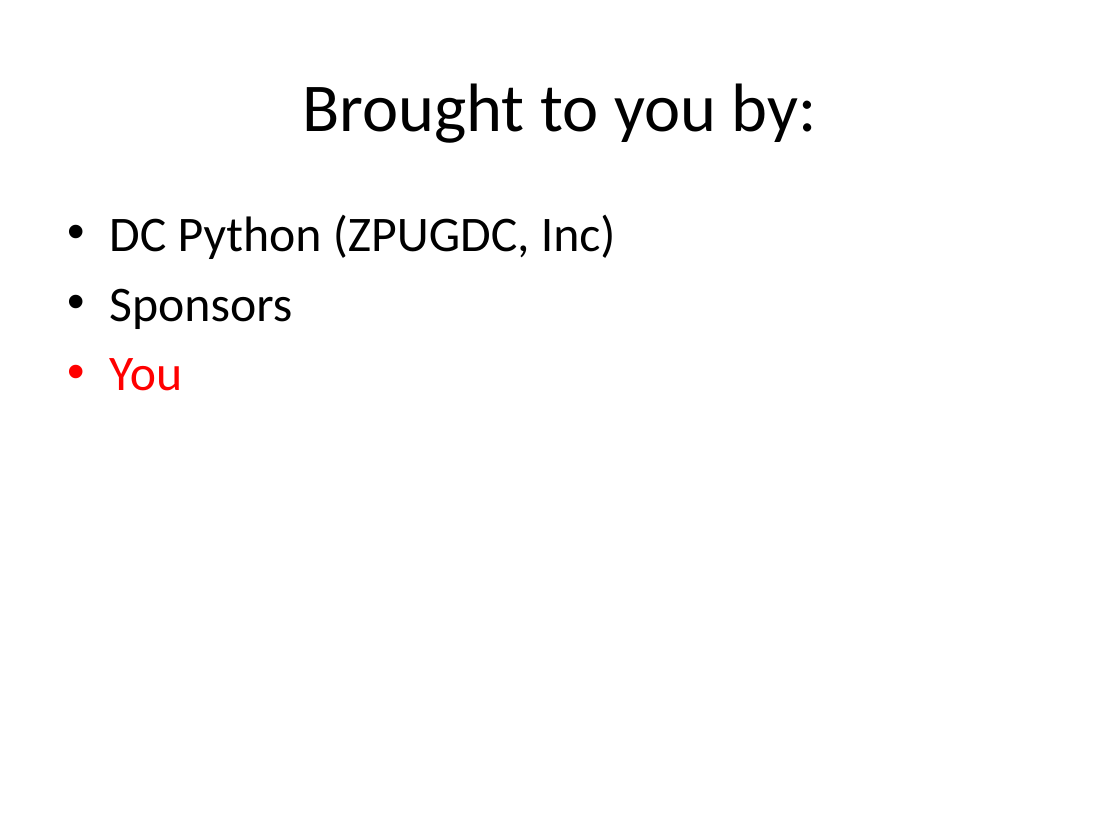
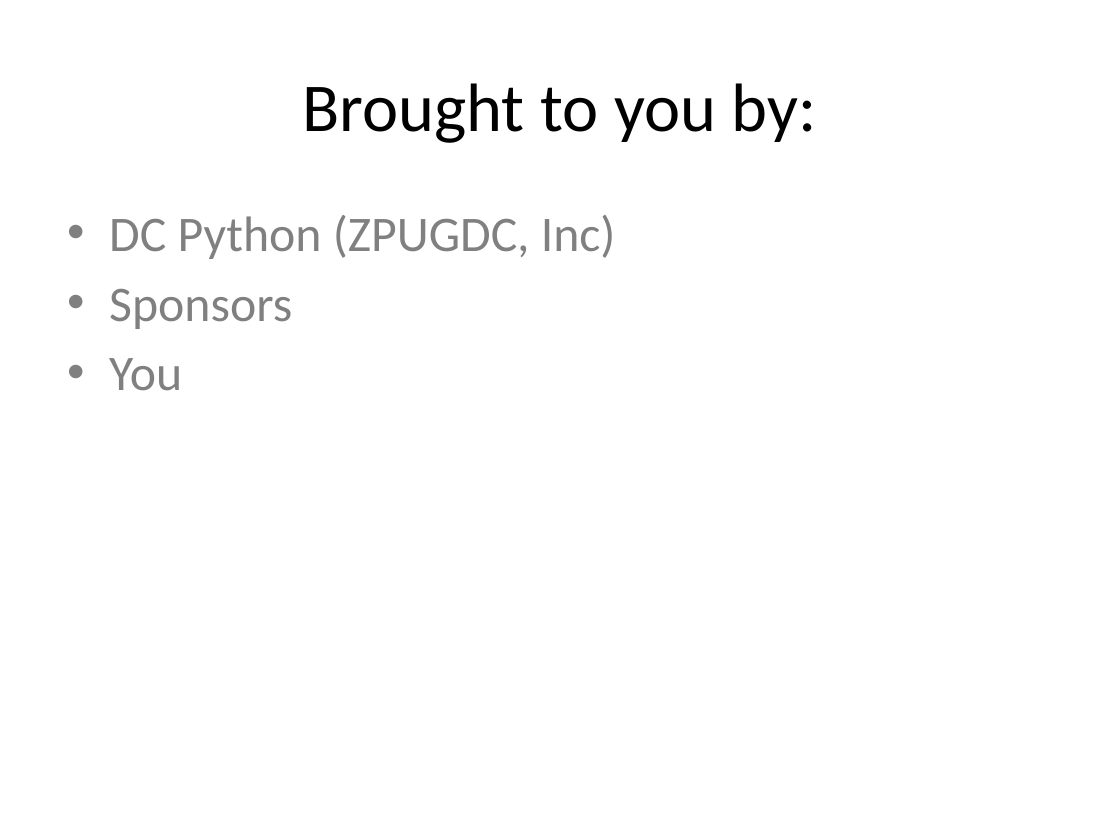
Before and after one commit to DCPython/generic-meetup-slides, a slide deck: slide 2 of DC Python Generic Meetup Slides.pptx. Drawn at 1120x840 pixels with LibreOffice and Linux fonts; fonts in the diff are those of the drawing. Boxes give left, top, right and bottom in pixels: in the first picture for what was removed or moved away, otherwise in the second. Text is boxed around its words. In the diff, an @@ line names an element or a change of style, - is before the commit and + after.

```diff
--- a/DC Python Generic Meetup Slides.pptx
+++ b/DC Python Generic Meetup Slides.pptx
@@ text "DC Python (ZPUGDC, Inc)" at [109,215,616,391]: text colour #000000 to #808080; text colour #FF0000 to #808080 in "You" @@
```
Also in this commit, not shown: 2 other slides changed, 1 slide added, 1 other file.
